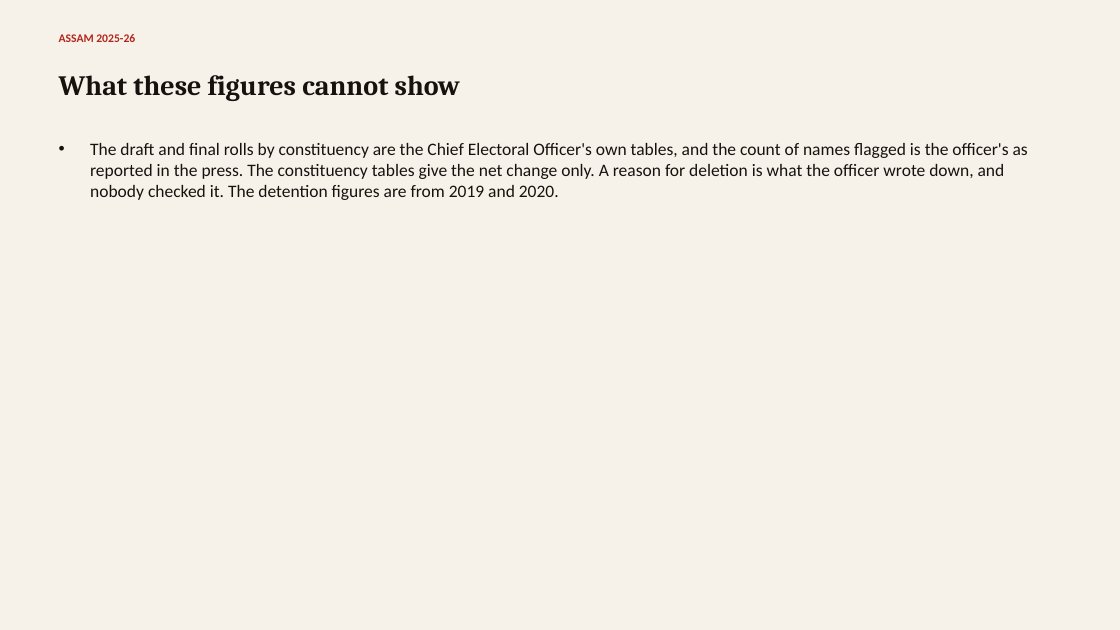
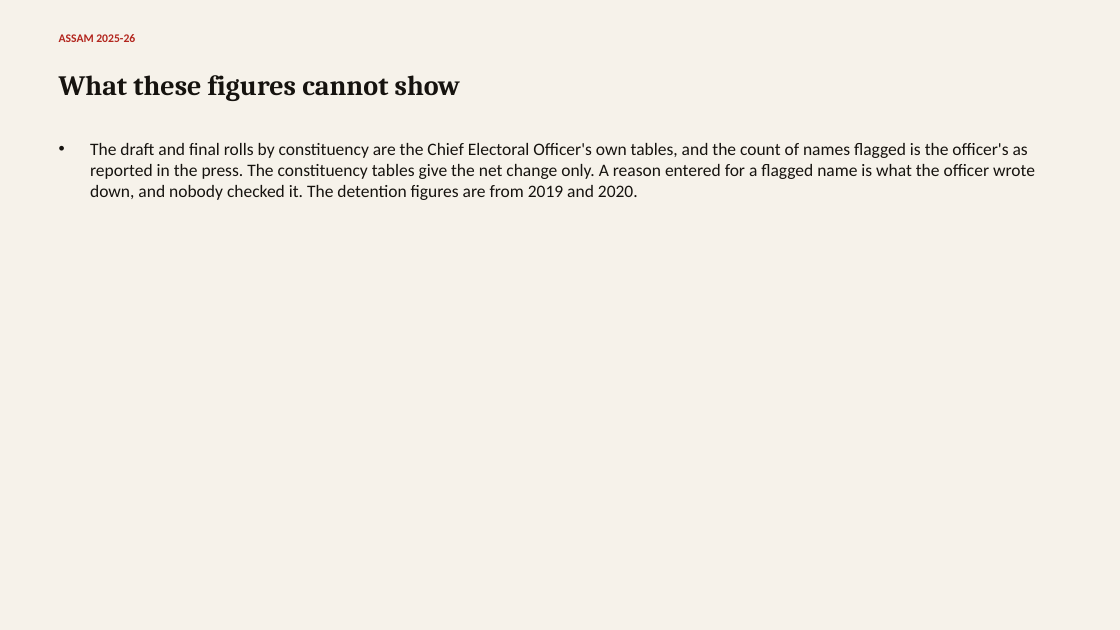
Before and after one commit to Varnasr/INDIA-DATA, a slide deck: slide 9 of reports/assam-special-revision-2026-deck.pptx. Drawn at 1120x630 pixels with LibreOffice and Linux fonts; fonts in the diff are those of the drawing. Boxes give left, top, right and bottom in pixels: in the first picture for what was removed or moved away, otherwise in the second. Text is boxed around its words. In the diff, an @@ line names an element or a change of style, - is before the commit and + after.

```diff
--- a/reports/assam-special-revision-2026-deck.pptx
+++ b/reports/assam-special-revision-2026-deck.pptx
@@ text at (x1=90, y1=143, x2=1035, y2=200): text changed @@
-• The draft and final rolls by constituency are the Chief Electoral Officer's own tables, and the count of names flagged is the officer's as reported in the press. The constituency tables give the net change only. A reason for deletion is what the officer wrote down, and nobody checked it. The detention figures are from 2019 and 2020.
+• The draft and final rolls by constituency are the Chief Electoral Officer's own tables, and the count of names flagged is the officer's as reported in the press. The constituency tables give the net change only. A reason entered for a flagged name is what the officer wrote down, and nobody checked it. The detention figures are from 2019 and 2020.
```
Also in this commit, not shown: 5 other files.
